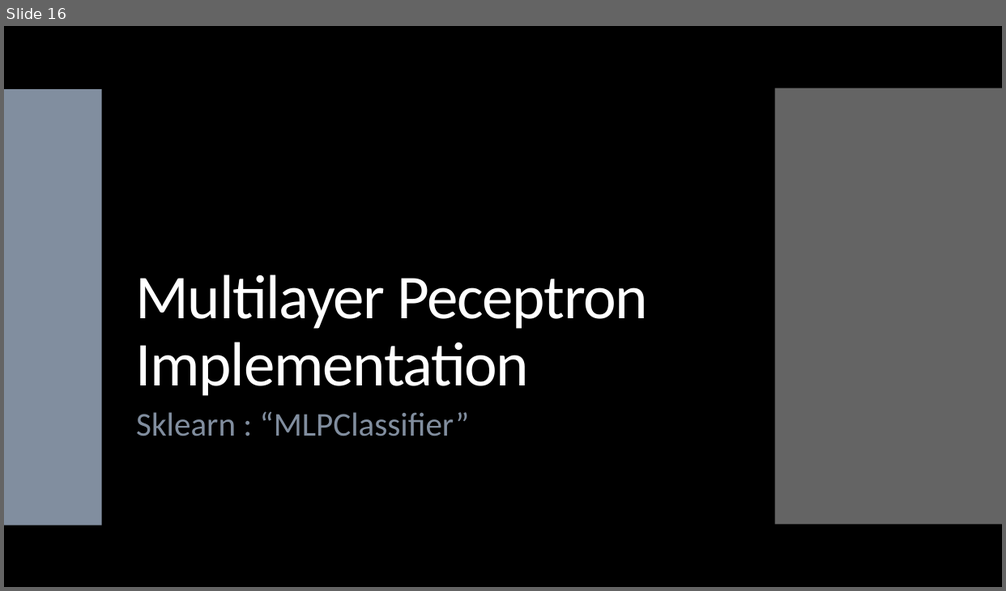
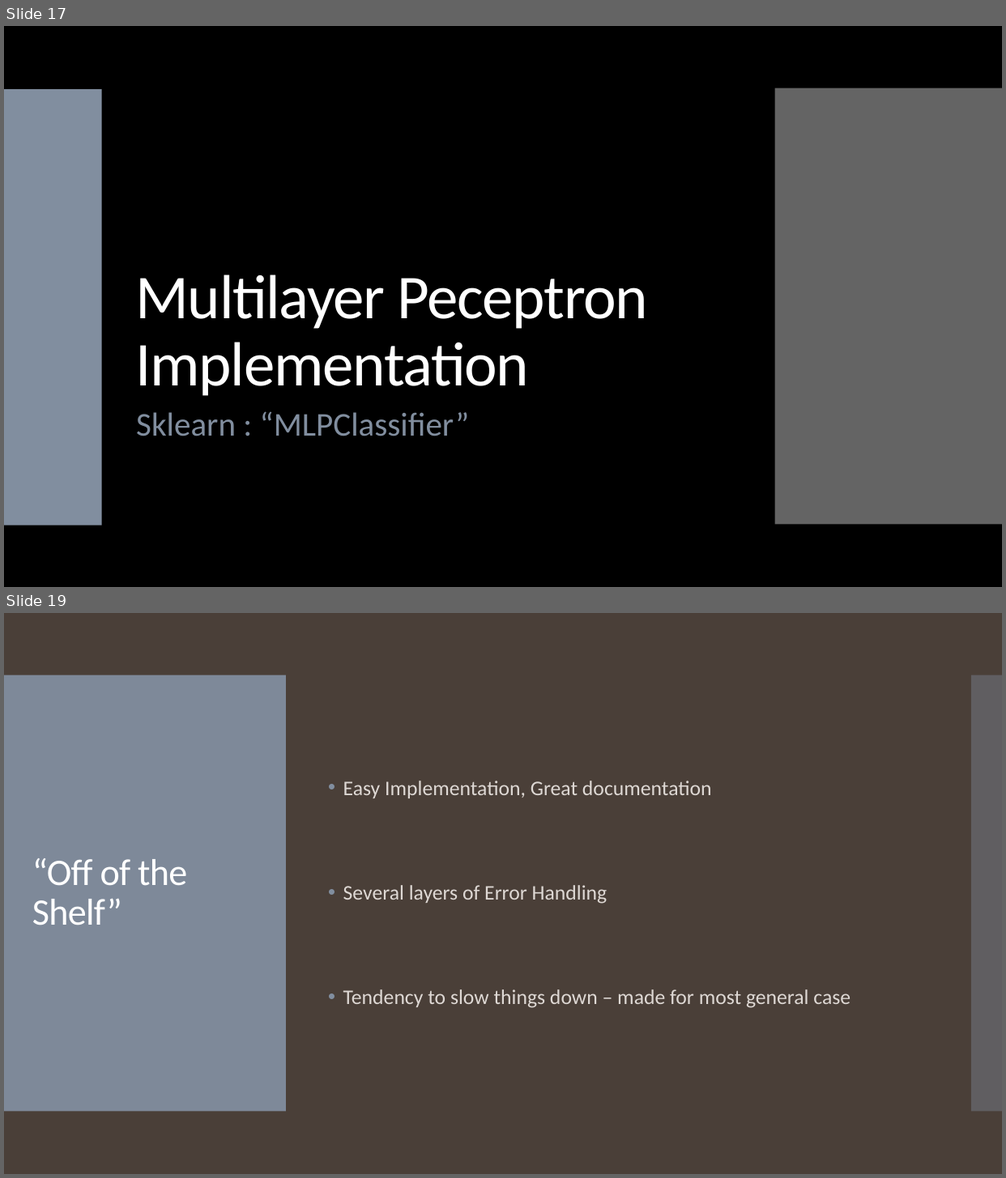
Before and after one commit to landonbuell/Convolutional-Neural-Networks, a slide deck: Presentations/11_03_2020/Training a Multilayer Perceptron with Stochastic Gradient Descent.pptx. Shown one above the other, each under a label of ours: slide 16 before the commit, slides 17 and 19 after it; the slides between them are not shown. The pictures are 1006x591 and 1006x1178 pixels, drawn with LibreOffice and Linux fonts; fonts in the diff are those of the drawing. Boxes give left, top, right and bottom in pixels: in the first picture for what was removed or moved away, otherwise in the second. Text is boxed around its words. In the diff, an @@ line names an element or a change of style, - is before the commit and + after.

```diff
--- a/Presentations/11_03_2020/Training a Multilayer Perceptron with Stochastic Gradient Descent.pptx
+++ b/Presentations/11_03_2020/Training a Multilayer Perceptron with Stochastic Gradient Descent.pptx
@@ slide 19 added at bbox=[4, 613, 1002, 1174], background #4A3F38; not listed: 2 template elements that a slide beside it also shows @@
@@ text added at bbox=[343, 781, 850, 1008], 20 pt, text #DED8D4 @@
+• Easy Implementation, Great documentation
+• Several layers of Error Handling
+• Tendency to slow things down – made for most general case
@@ title added at bbox=[32, 858, 187, 925], 36 pt, text #FFFFFF @@
+“Off of the Shelf”
@@ what was slide 16 is now slide 17 @@
```
Also in this commit, not shown: 3 slides changed, 5 other slides added, 1 other file.
